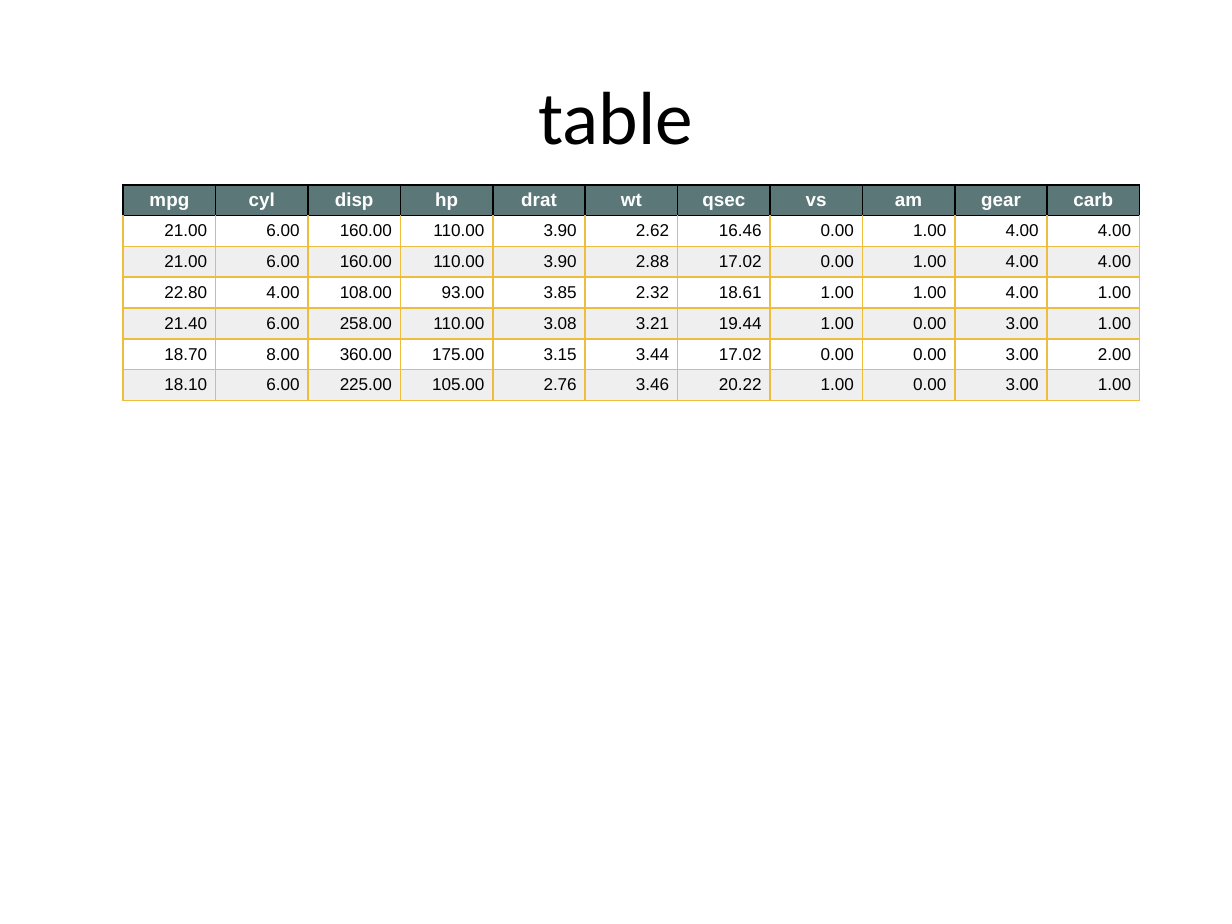
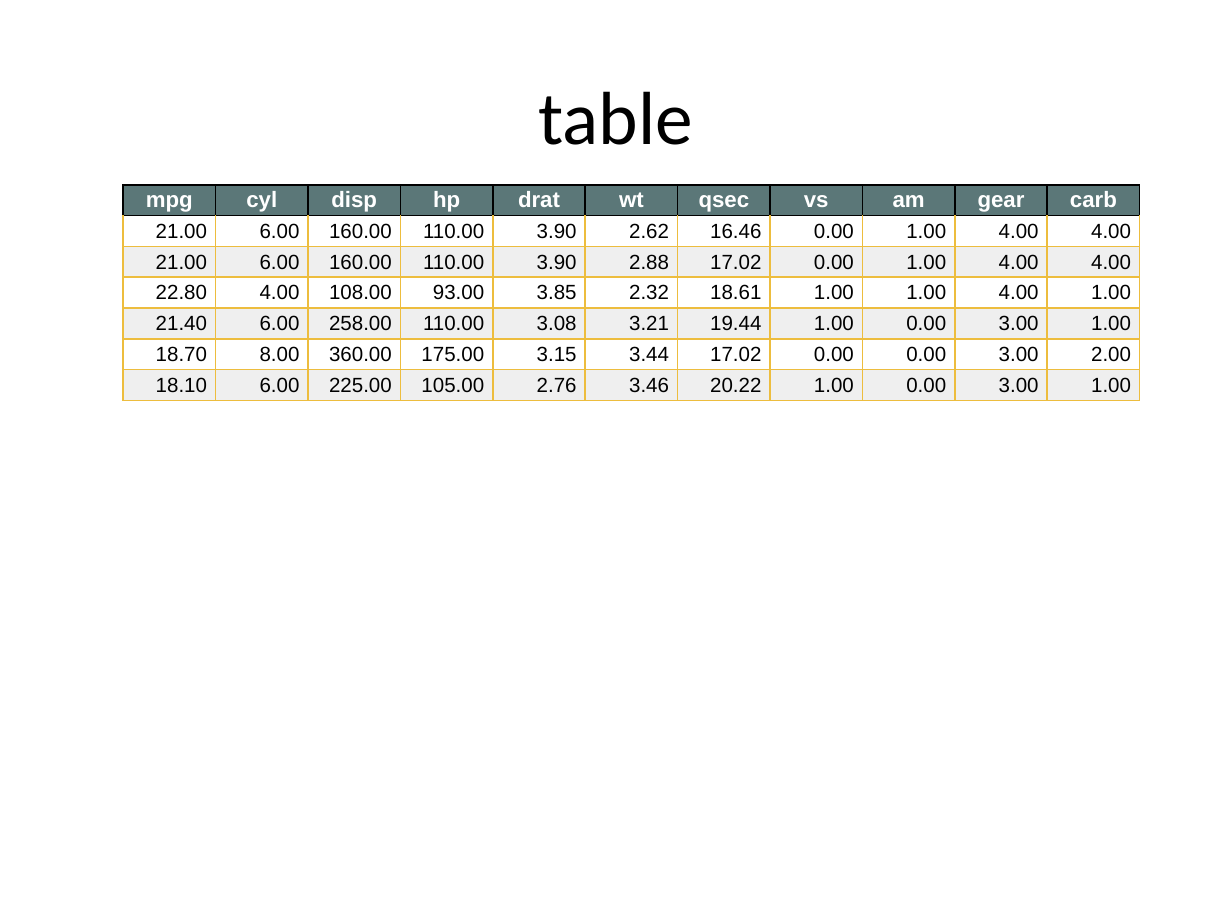
Before and after one commit to cardiomoon/rrtable, a slide deck: slide 10 of inst/doc_examples/sampleData2.pptx. Drawn at 1232x924 pixels with LibreOffice and Linux fonts; fonts in the diff are those of the drawing. Boxes give left, top, right and bottom in pixels: in the first picture for what was removed or moved away, otherwise in the second. Text is boxed around its words. In the diff, an @@ line names an element or a change of style, - is before the commit and + after.

```diff
--- a/inst/doc_examples/sampleData2.pptx
+++ b/inst/doc_examples/sampleData2.pptx
@@ table at bbox=[123, 185, 1140, 554] @@
@@ size 11 to 13 pt in "mpg", "cyl", "disp", "hp" and 7 more places @@
@@ highlight none to #FFFFFF @@
@@ size 10 to 12 pt in "21.00", "6.00", "160.00", "110.00" and 62 more places @@
@@ borders changed @@
```
Also in this commit, not shown: 9 other slides changed, 9 other files.
